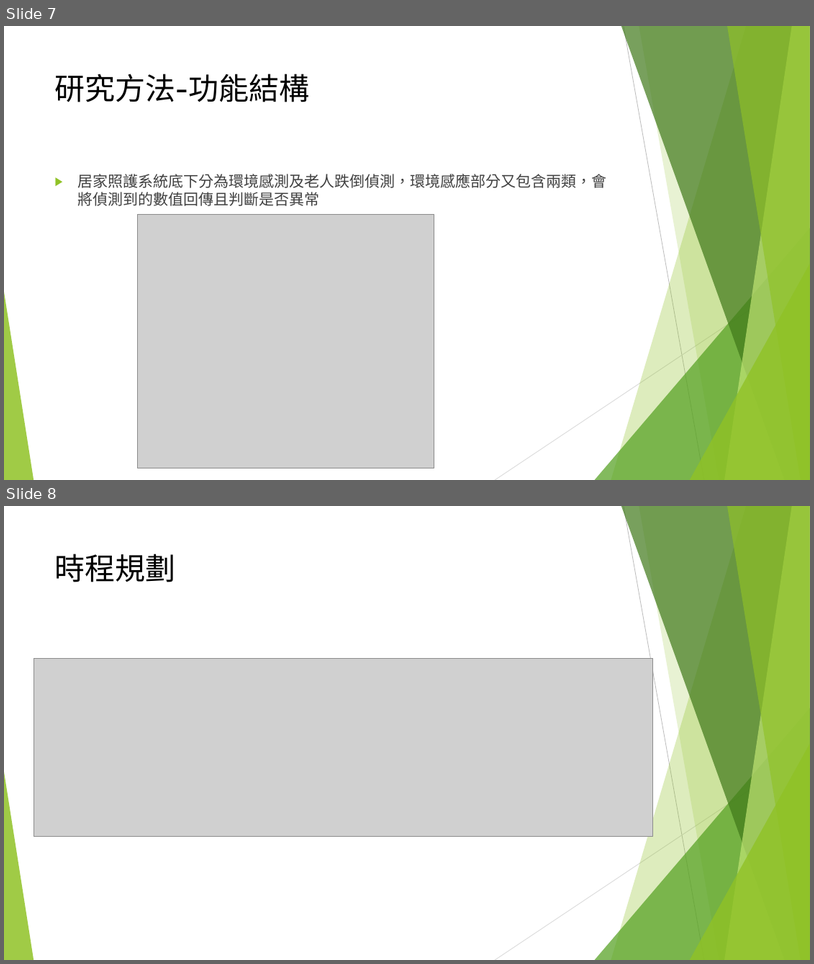
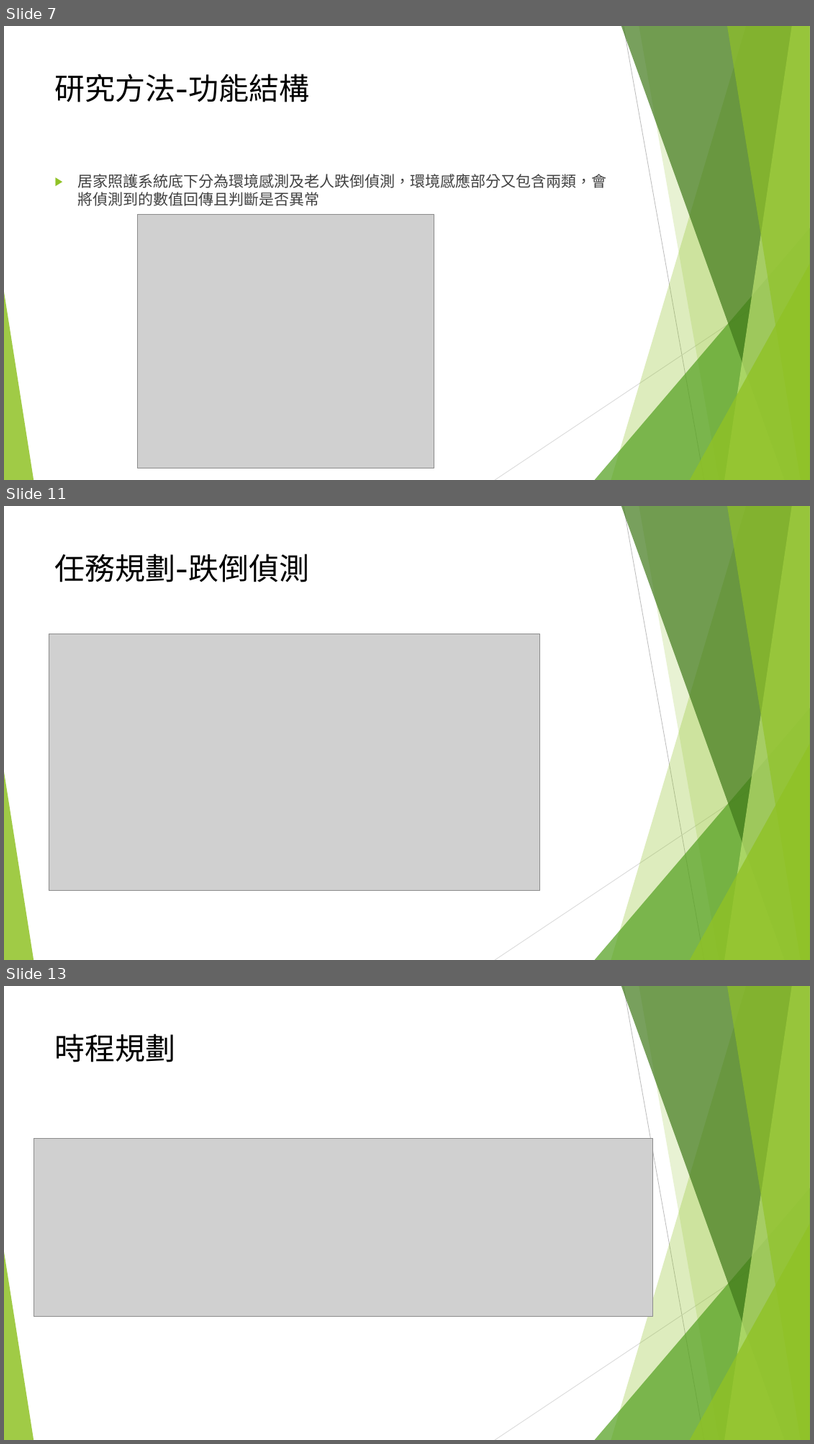
Before and after one commit to OTFSN/108_SM_Team-2, a slide deck: 軟體品質管理期中報告.pptx. Shown one above the other, each under a label of ours: slides 7 and 8 before the commit, slides 7, 11 and 13 after it; the slides between them are not shown. The pictures are 814x964 and 814x1444 pixels, drawn with LibreOffice and Linux fonts; fonts in the diff are those of the drawing; grey boxes stand for pictures. Boxes give left, top, right and bottom in pixels: in the first picture for what was removed or moved away, otherwise in the second. Text is boxed around its words. In the diff, an @@ line names an element or a change of style, - is before the commit and + after.

```diff
--- a/軟體品質管理期中報告.pptx
+++ b/軟體品質管理期中報告.pptx
@@ slide 11 added at [4, 506, 810, 960], background #FFFFFF; not listed: 10 template elements that a slide beside it also shows @@
@@ title added at [55, 554, 310, 582], 36 pt, text #000000 @@
+任務規劃-跌倒偵測
@@ picture added at [49, 633, 540, 890] @@
@@ what was slide 8 is now slide 13 @@
```
Also in this commit, not shown: 4 other slides added, 1 other file.
